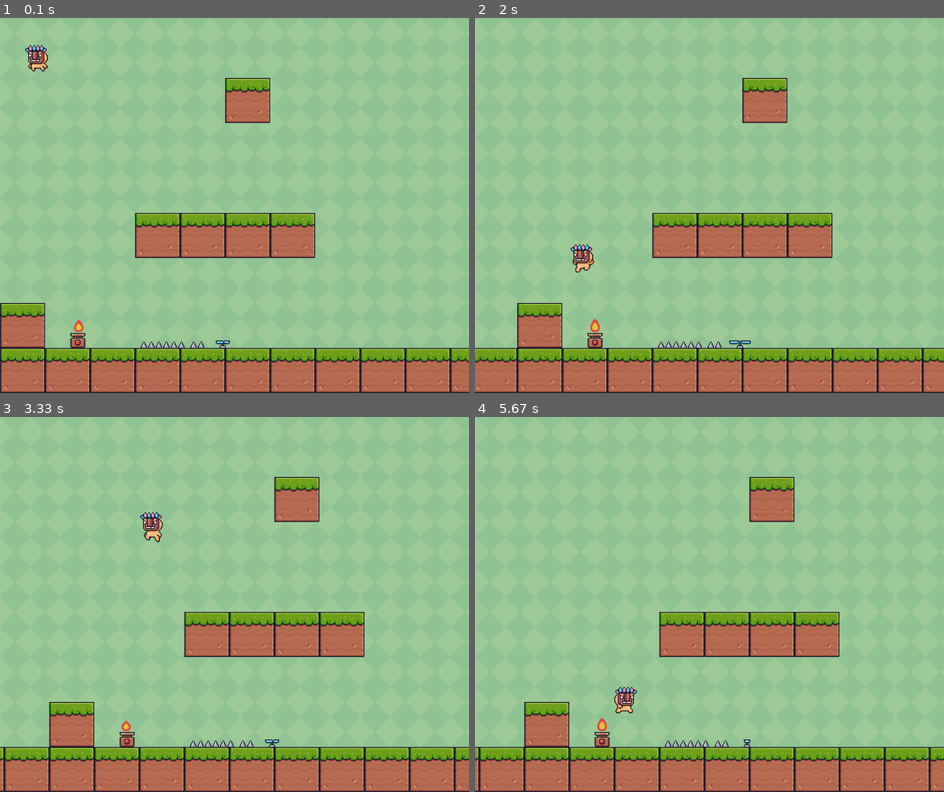
Above: before the commit, frames 1-4 (two rows, left to right).
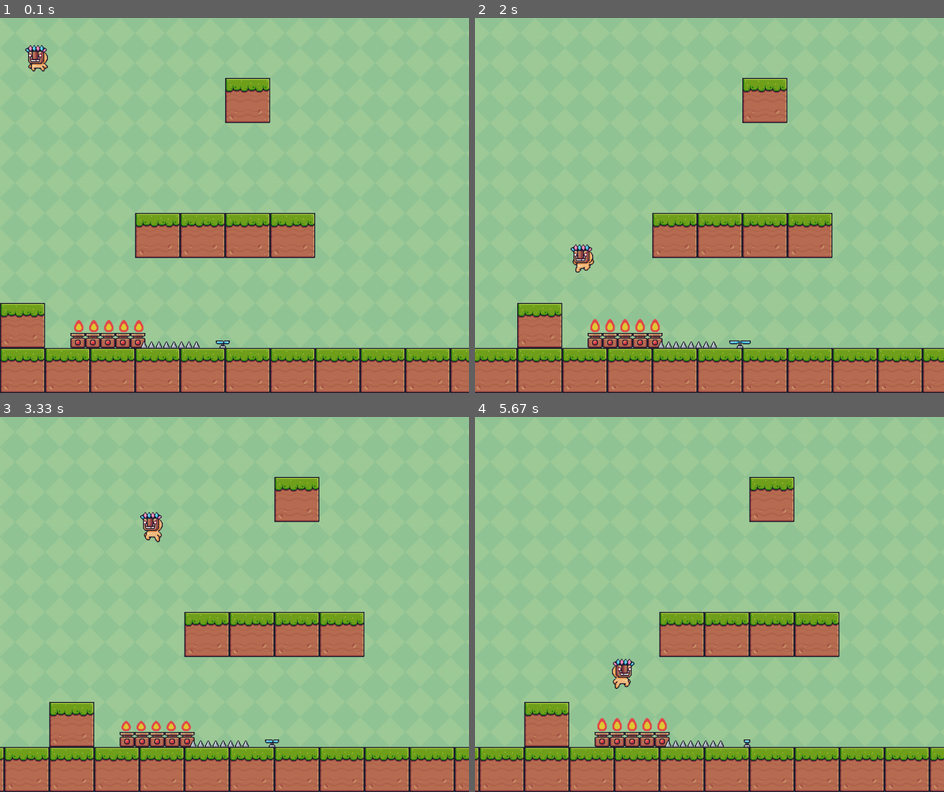
Above: after the commit, the same moments.

Repository: angelojamesti/dev_space
Game: pygame game, started from PyGames/Platformer_game/tutorial.py
Same seed, same stepped clock (60 frames per second), same inputs: the game is played once before the commit and once after it.
Inputs:
- Up to frame 1 (0.1 s): no input
- Up to frame 2 (2 s): hold Right 0.33-0.8 s; hold Right 0.83-1.3 s; tap Space at 0.9, 1.2, 1.4, 1.7, 1.97 s; hold Left 1.33-1.87 s; hold Left from 1.9 s (still down)
- Up to frame 3 (3.33 s): tap Space at 2.27, 2.4, 2.7, 3.07 s; release Left at 2.3 s; hold Right 2.33-2.97 s; hold Left from 3 s (still down)
- Up to frame 4 (5.67 s): tap Space at 3.37, 3.57, 3.87, 4.07, 4.37, 4.57, 4.87, 5.13, 5.43, 5.57 s; release Left at 3.47 s; hold Right 3.5-3.97 s; hold Right 4-4.47 s; hold Left 4.5-5.03 s; hold Left 5.07-5.47 s; hold Right from 5.5 s (still down)

The runs differ from the first frame. In frame 1, 0.8% of the frame differs, in the area x 18-44%, y 80-89%; in frame 2, 0.8%; in frame 3, 0.7%; in frame 4, 1.3%, in the area x 28-55%, y 64-89%.

Commit message:
"Added firpit and added hit count to other  traps"

Diff:
--- a/PyGames/Platformer_game/tutorial.py
+++ b/PyGames/Platformer_game/tutorial.py
@@ -143,7 +143,6 @@
         # Basically fake gravity
         self.y_vel += min(1, (self.fall_count / fps) * self.GRAVITY)
         self.move(self.x_vel, self.y_vel)
-
         if self.hit:
             self.hit_count += 1
         if self.hit_count > fps * 2:
@@ -365,6 +364,10 @@
     for obj in to_check:
         if obj and obj.name == "fire":
             player.make_hit()
+        elif obj and obj.name == "spike":
+            player.make_hit()
+        elif obj and obj.name == "fan":
+            player.make_hit()
 
 # This function is the event loop which will be handling the collision, moving our character, redrawing the window and many more.
 def main(window):
@@ -390,17 +393,22 @@
               Spike(348, HEIGHT - block_size - 16, 16, 16),
               Spike(364, HEIGHT - block_size - 16, 16, 16),
               Spike(380, HEIGHT - block_size - 16, 16, 16),
-              Spike(406, HEIGHT - block_size - 16, 16, 16),
-              Spike(422, HEIGHT - block_size - 16, 16, 16)]
-    fire = Fire(150, HEIGHT - block_size - 64, 16, 32)
+              Spike(396, HEIGHT - block_size - 16, 16, 16),
+              Spike(412, HEIGHT - block_size - 16, 16, 16)]
+    firepit = [Fire(150, HEIGHT - block_size - 64, 16, 32),
+               Fire(182, HEIGHT - block_size - 64, 16, 32),
+               Fire(214, HEIGHT - block_size - 64, 16, 32),
+               Fire(246, HEIGHT - block_size - 64, 16, 32),
+               Fire(278, HEIGHT - block_size - 64, 16, 32)]
+    for fire in firepit:
+        fire.on()
     fan = Fan(450, HEIGHT - block_size - 16, 24, 8)
-    fire.on()
     fan.on()
     # Creates a floor object, Create blocks to the left and right of the screen
     # i * block_size = x coordinate of the block
     floor = [Block(i * block_size, HEIGHT - block_size, block_size)
              for i in range(-WIDTH // block_size, (WIDTH * 4) // block_size)]
-    objects = [*floor, fire, *terrain_blocks, *spikes, fan]
+    objects = [*floor, *firepit, *terrain_blocks, *spikes, fan]
     offset_x = 0
     scroll_area_width = 200
 
@@ -421,9 +429,9 @@
             if event.type == pygame.KEYDOWN:
                 if event.key == pygame.K_SPACE and player.jump_count < 2:
                     player.jump()
-
         player.loop(FPS)
-        fire.loop()
+        for fire in firepit:
+            fire.loop()
         fan.loop()
         handle_move(player, objects)
         draw(window, background, bg_image, player, objects, offset_x)
